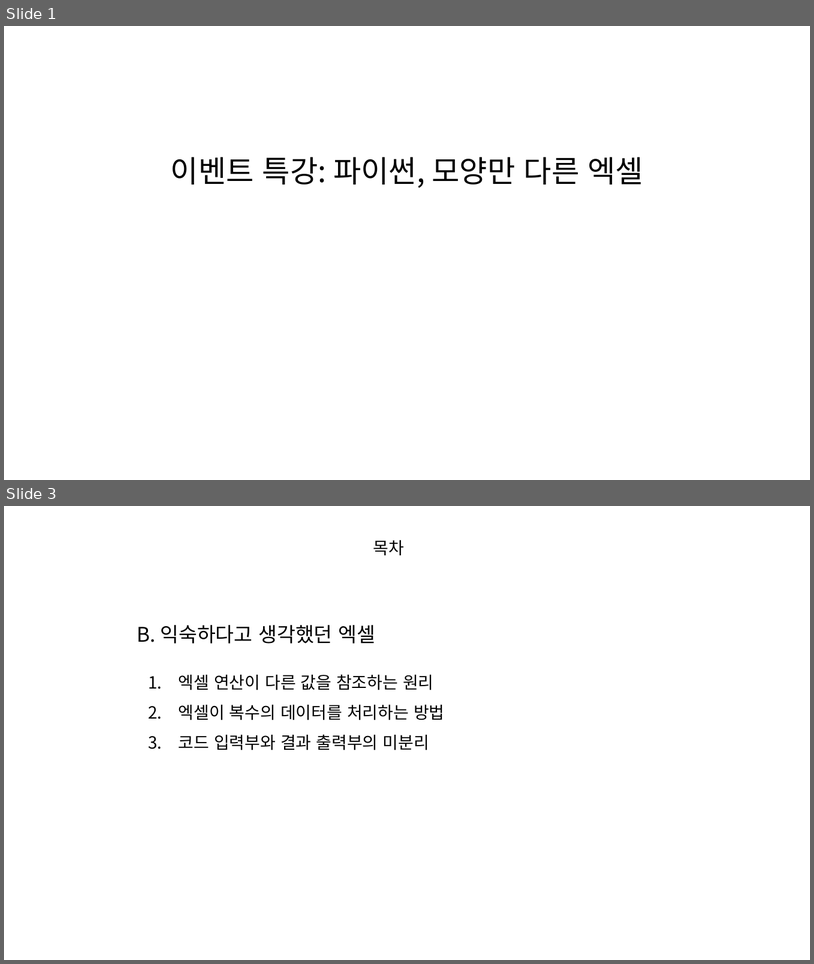
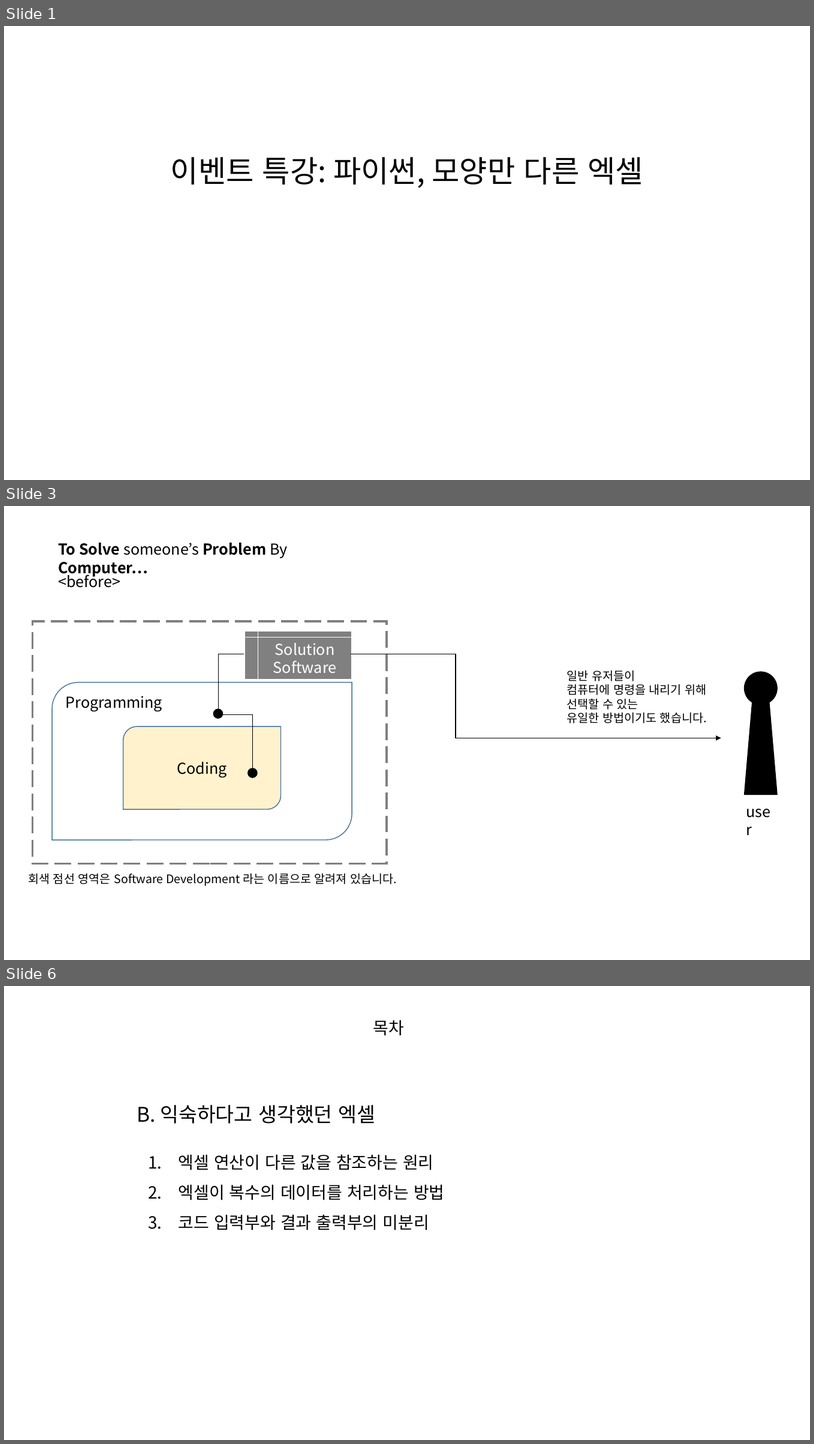
Before and after one commit to hnanmal/mkcljpt_volume, a slide deck: documentum/건축심화세미나(2022)/이벤트 특강/파이썬 모양만 다른 엑셀.pptx. Shown one above the other, each under a label of ours: slides 1 and 3 before the commit, slides 1, 3 and 6 after it; the slides between them are not shown. The pictures are 814x964 and 814x1444 pixels, drawn with LibreOffice and Linux fonts; fonts in the diff are those of the drawing. Boxes give left, top, right and bottom in pixels: in the first picture for what was removed or moved away, otherwise in the second. Text is boxed around its words. In the diff, an @@ line names an element or a change of style, - is before the commit and + after.

```diff
--- a/documentum/건축심화세미나(2022)/이벤트 특강/파이썬 모양만 다른 엑셀.pptx
+++ b/documentum/건축심화세미나(2022)/이벤트 특강/파이썬 모양만 다른 엑셀.pptx
@@ slide 3 added at bbox=[4, 506, 810, 960], background #FFFFFF @@
@@ text added at bbox=[58, 543, 287, 577], 18 pt, text #000000, bold @@
+To Solve someone’s Problem By Computer…
@@ text added at bbox=[58, 571, 120, 588], 18 pt, text #000000 @@
+<before>
@@ rectangle added at bbox=[32, 621, 387, 864], outline #808080 2.5 pt dashed @@
@@ flow chart internal storage added at bbox=[245, 631, 353, 679], fill #808080, outline #FFFFFF 1 pt, 18 pt, text #FFFFFF @@
+Solution
+Software
@@ freeform shape added at bbox=[218, 654, 252, 771], outline #000000 0.5 pt @@
@@ freeform shape added at bbox=[351, 654, 722, 738], outline #000000 1 pt @@
@@ round diag rect added at bbox=[53, 682, 353, 840], outline #43739E 1 pt, 18 pt, text #000000 @@
+Programming
@@ text added at bbox=[567, 670, 707, 723], 14 pt, text #000000 @@
+일반 유저들이
+컴퓨터에 명령을 내리기 위해
+선택할 수 있는
+유일한 방법이기도 했습니다.
@@ ellipse added at bbox=[744, 671, 779, 705], fill #000000 @@
@@ trapezoid added at bbox=[744, 697, 779, 795], fill #000000 @@
@@ ellipse added at bbox=[213, 709, 224, 719], fill #000000 @@
@@ round diag rect added at bbox=[123, 726, 281, 809], fill #FFF2CC, outline #43739E 1 pt, 18 pt, text #000000 @@
+Coding
@@ ellipse added at bbox=[248, 768, 258, 778], fill #000000 @@
@@ text added at bbox=[741, 799, 782, 823], 18 pt, text #000000 @@
+user
@@ text added at bbox=[28, 873, 397, 886], 14 pt, text #000000 @@
+회색 점선 영역은 Software Development 라는 이름으로 알려져 있습니다.
@@ what was slide 3 is now slide 6 @@
```
Also in this commit, not shown: 4 slides changed, 17 other slides added, 5 slides removed, 1 other file.
